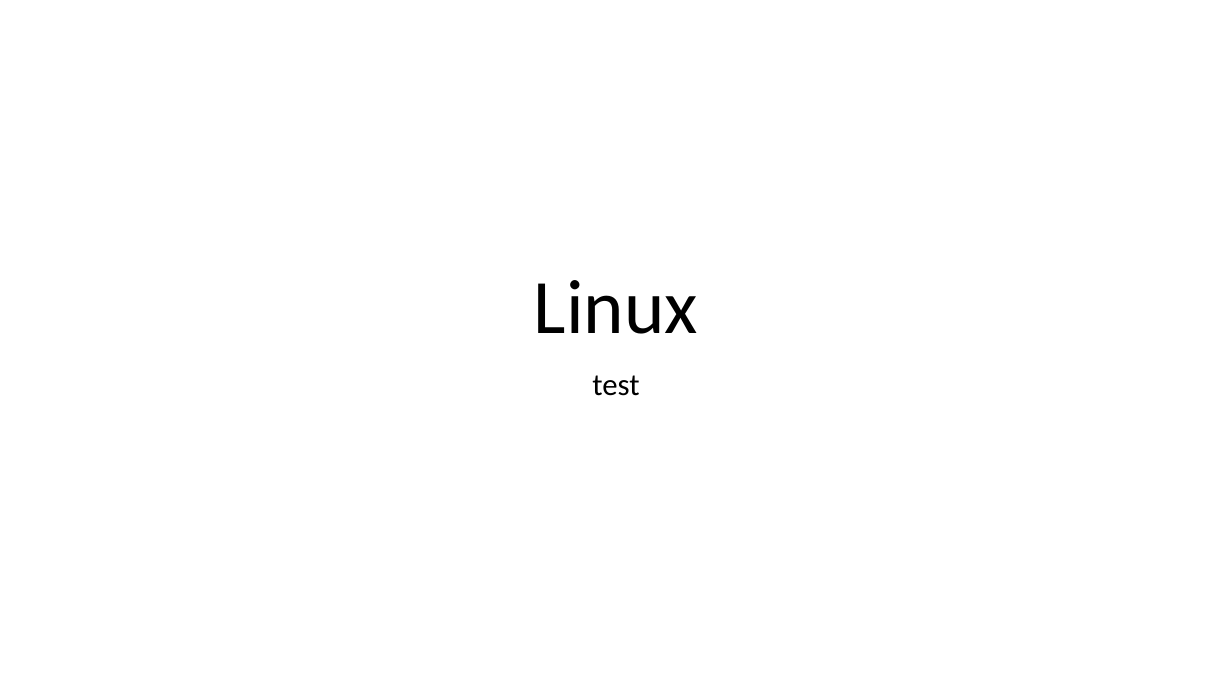
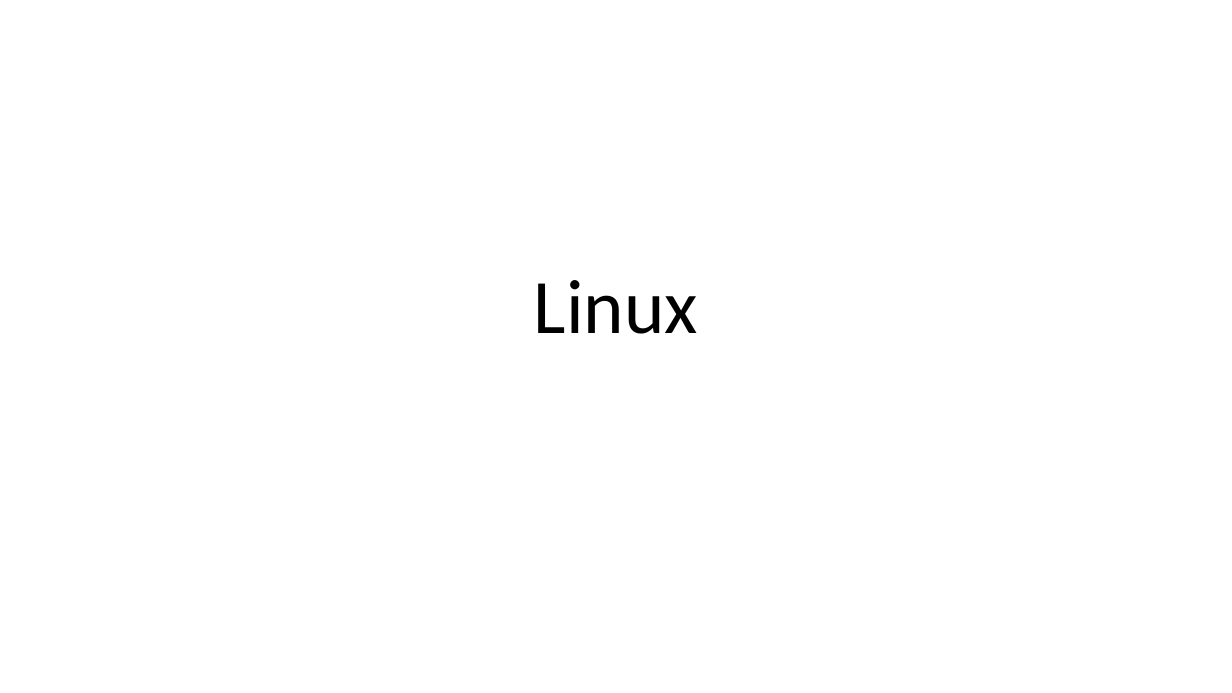
Before and after one commit to RadRoz12/Test2, a slide deck: slide 1 of Linux.pptx. Drawn at 1232x693 pixels with LibreOffice and Linux fonts; fonts in the diff are those of the drawing. Boxes give left, top, right and bottom in pixels: in the first picture for what was removed or moved away, otherwise in the second. Text is boxed around its words. In the diff, an @@ line names an element or a change of style, - is before the commit and + after.

Commit message:
[toto byl test]

```diff
--- a/Linux.pptx
+++ b/Linux.pptx
@@ subtitle removed at (592, 375, 639, 396) @@
-test
```
